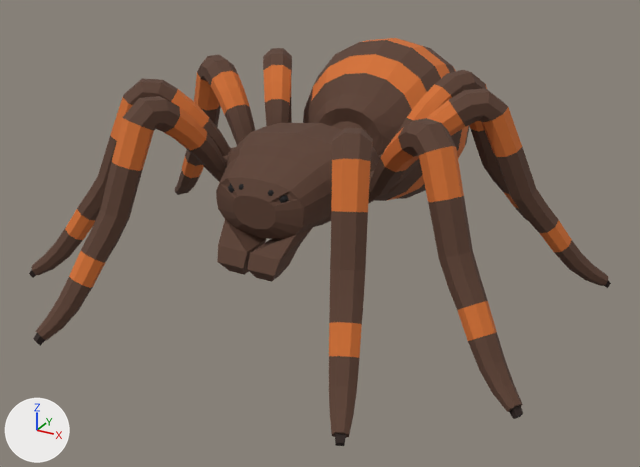
One commit to the glTF model creatures/experiments/boxmodel/abc/t7x/zoo/spider/stage4/spider.glb: the scene before it, then after it.
Both versions are drawn from a 50 mm lens placed at (1.5, -2.83, 1.52), pointed at (0.04, -0.16, 0.19). Every picture has the same lights, and +X, +Y and +Z are marked at lower left. The older version comes first. Vertices at exactly the same position are counted once.

Names of what the first picture shows: 'body' and 2 more.
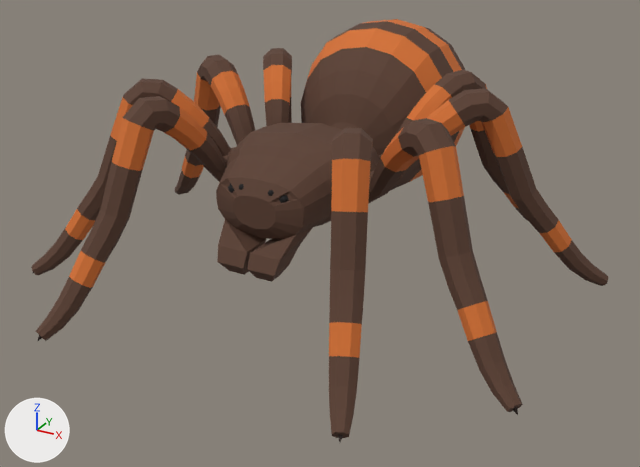
Pixel boxes [x1, y1, x2, y2] of what changed, in the pictures (640 x 467 px; the box of a moved part takes in the faces that stretch with it):
'body', reshaped: before [31, 38, 608, 437]; after [31, 19, 608, 438]
part 1 of me_body, moved or reshaped: before [303, 73, 469, 201]; after [301, 69, 465, 191]
part 2 of me_body, recoloured: before [313, 40, 455, 92]; after [307, 19, 462, 93]
part 3 of me_body, recoloured: before [312, 38, 456, 110]; after [307, 21, 465, 112]

What the commit changed:
me_body is used by ob_body; location (0.0, 0.0, 0.0).
me_body had 1616 vertices, 3228 faces and spanned x -1.01..1.01, y -1.02..0.91, z 0.0..0.8.
me_body now has 1616 vertices, 3228 faces and spans x -1.01..1.01, y -1.02..0.87, z 0.0..0.87.
Part 1, on me_body:
14 vertices are removed from x -0.11..0.11, y 0.1..0.2, z 0.34..0.64.
76 faces are deleted.
4 vertices in x -0.18..0.18, y 0.7..0.76, z 0.21 move by (0.0, 0.02, 0.13).
3 vertices in x -0.08..0.08, y 0.12, z 0.26..0.27 move by (0.0, 0.03, 0.0).
3 vertices in x -0.09..0.09, y 0.27, z 0.69..0.7 move by (0.0, -0.07, 0.03).
3 vertices in x -0.13..0.13, y 0.32, z 0.16..0.18 move by (0.0, 0.04, 0.05).
3 vertices in x -0.12..0.12, y 0.45, z 0.78..0.8 move by (0.0, -0.09, 0.06).
3 vertices in x -0.14..0.14, y 0.41, z 0.13..0.15 move by (0.0, 0.05, 0.07).
179 vertices move from x -0.34..0.34, y 0.1..0.91, z 0.12..0.79 to x -0.34..0.34, y 0.11..0.87, z 0.21..0.87.
14 vertices are added at x -0.11..0.11, y 0.11..0.15, z 0.34..0.65.
76 new faces join them, mat_brown.
me_body part 2: 36 faces spanning x -0.3..0.3, y 0.27..0.72, z 0.64..0.87 switch from mat_brown to mat_orange.
me_body part 3: 44 faces spanning x -0.3..0.3, y 0.2..0.78, z 0.21..0.87 switch from mat_orange to mat_brown.
